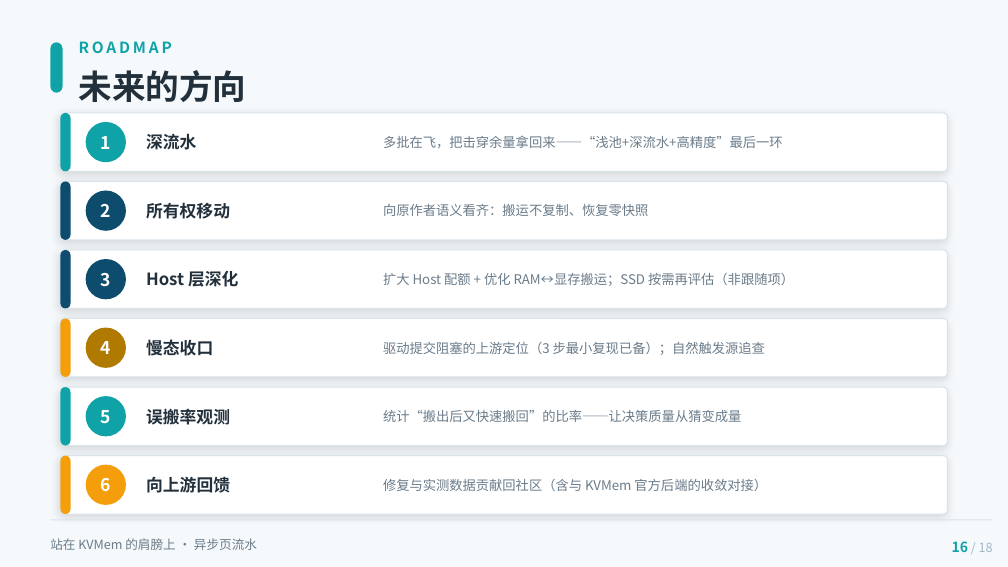
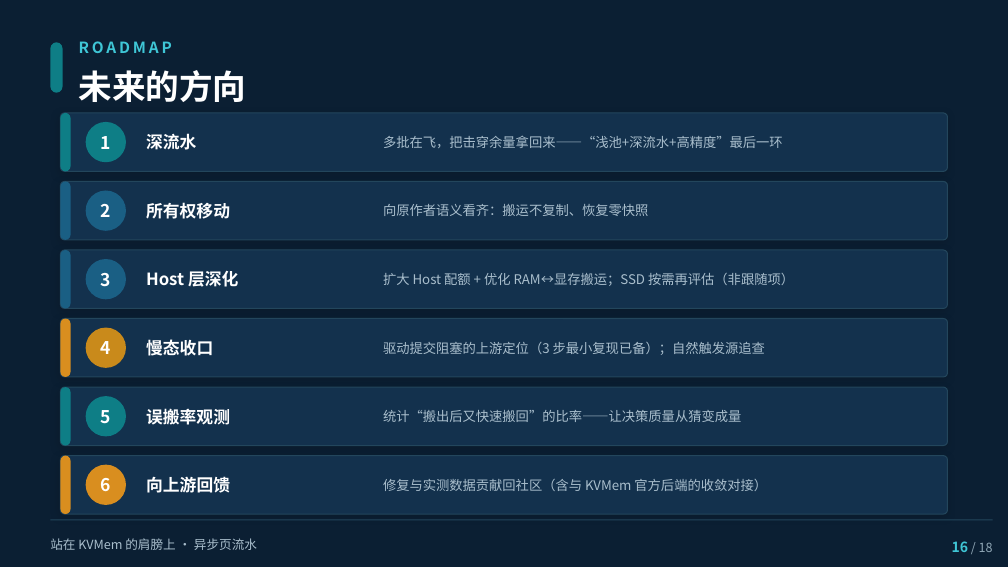
Before and after one commit to paicat1/Ninfer-KVMem-Async, a slide deck: slide 16 of docs/异步页流水-技术说明-美化版.pptx. Drawn at 1008x567 pixels with LibreOffice and Linux fonts; fonts in the diff are those of the drawing. Boxes give left, top, right and bottom in pixels: in the first picture for what was removed or moved away, otherwise in the second. Text is boxed around its words. In the diff, an @@ line names an element or a change of style, - is before the commit and + after.

```diff
--- a/docs/异步页流水-技术说明-美化版.pptx
+++ b/docs/异步页流水-技术说明-美化版.pptx
@@ background #F6F9FB to #0B1F33 @@
@@ text "ROADMAP" at <box>79,41,172,53</box>: text colour #0FA3A8 to #3FC6D6 @@
@@ fill #0E4C6E to #1A5F84 in 4 elements at <box>60,181,71,240</box>, <box>86,191,126,231</box>, <box>60,250,71,308</box>, <box>86,259,126,299</box> @@
@@ ellipse at <box>86,328,126,368</box>: fill #B07A00 to #C98A1B @@
@@ fill #0FA3A8 to #0E7E86 in 5 elements at <box>50,42,62,93</box>, <box>60,113,71,171</box>, <box>86,122,126,162</box>, <box>60,387,71,446</box>, <box>86,396,126,436</box> @@
@@ fill #FFFFFF to #13314D; outline #D8E3EA 0.75 pt to #23465C 0.75 pt in 6 elements at <box>60,113,948,171</box>, <box>60,181,948,240</box>, <box>60,250,948,308</box>, <box>60,319,948,377</box>, <box>60,387,948,446</box>, <box>60,456,948,514</box> @@
@@ fill #F59E0B to #D98E1F in 3 elements at <box>60,319,71,377</box>, <box>60,456,71,514</box>, <box>86,465,126,505</box> @@
@@ text colour #22303C to #FFFFFF in 7 elements at <box>79,70,247,102</box>, <box>146,133,196,150</box>, <box>146,202,230,219</box>, <box>146,271,238,287</box>, <box>146,339,213,356</box>, <box>146,406,230,428</box>, <box>146,476,230,493</box> @@
@@ text colour #6B7C8A to #A9BECC in 7 elements at <box>383,135,783,148</box>, <box>383,204,648,216</box>, <box>383,273,794,286</box>, <box>383,342,765,355</box>, <box>383,410,741,422</box>, <box>383,479,767,491</box>, <box>50,538,257,550</box> @@
@@ rectangle at <box>50,519,993,520</box>: fill #D8E3EA to #23465C @@
@@ text "16 / 18" at <box>952,541,993,552</box>: text colour #0FA3A8 to #3FC6D6 in "16"; text colour #9FB8C8 to #8FA6B5 in "/ 18" @@
```
Also in this commit, not shown: 17 other slides changed, 4 other files.
